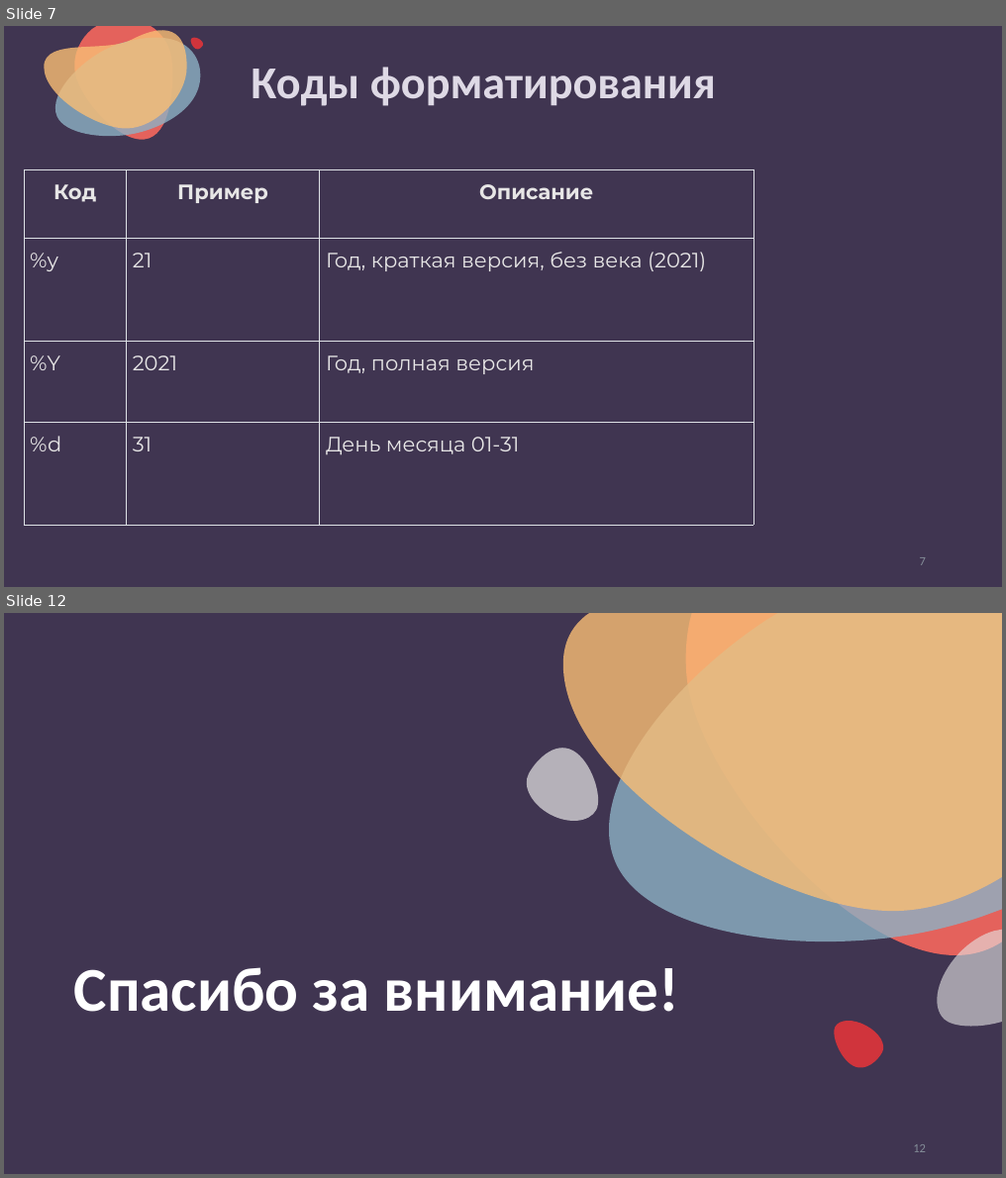
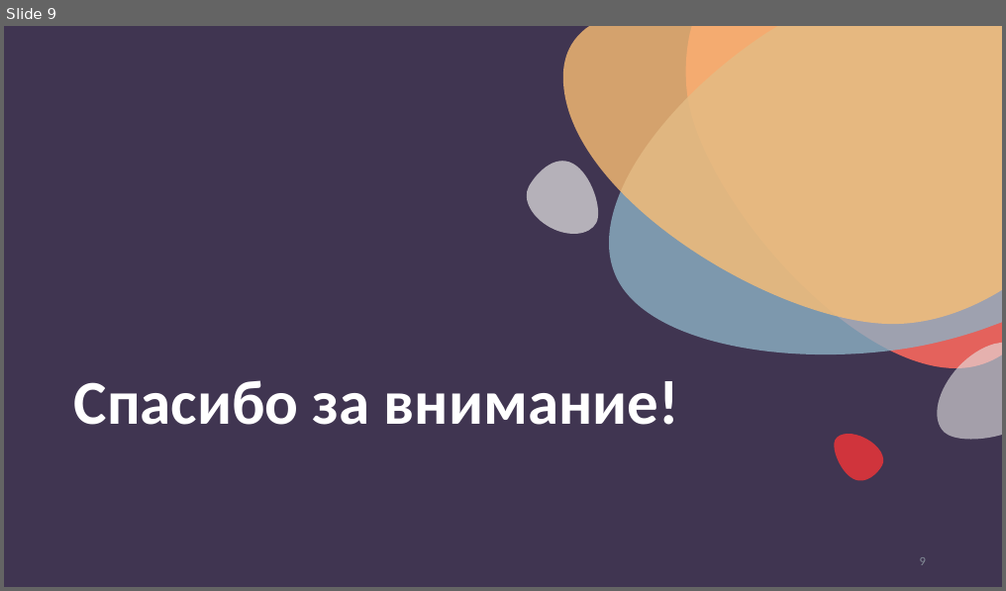
Before and after one commit to nesrv/python-for-odin.study, a slide deck: m4-1-Работа-с-датой-и-временем/Работа+с+датой+и+временем.pptx. Shown one above the other, each under a label of ours: slides 7 and 12 before the commit, slide 9 after it; the slides between them are not shown. The pictures are 1006x1178 and 1006x591 pixels, drawn with LibreOffice and Linux fonts; fonts in the diff are those of the drawing. Boxes give left, top, right and bottom in pixels: in the first picture for what was removed or moved away, otherwise in the second. Text is boxed around its words. In the diff, an @@ line names an element or a change of style, - is before the commit and + after.

```diff
--- a/m4-1-Работа-с-датой-и-временем/Работа+с+датой+и+временем.pptx
+++ b/m4-1-Работа-с-датой-и-временем/Работа+с+датой+и+временем.pptx
@@ slide 7 removed at (x1=4, y1=26, x2=1002, y2=587), background #403551 @@
@@ freeform shape removed at (x1=44, y1=31, x2=187, y2=129) @@
@@ freeform shape removed at (x1=55, y1=37, x2=201, y2=136) @@
@@ freeform shape removed at (x1=74, y1=26, x2=172, y2=140) @@
@@ freeform shape removed at (x1=190, y1=37, x2=202, y2=49) @@
@@ title removed at (x1=251, y1=67, x2=716, y2=106) @@
-Коды форматирования
@@ freeform shape removed at (x1=76, y1=141, x2=94, y2=159) @@
@@ table removed at (x1=24, y1=170, x2=753, y2=460), 4 rows, 3 columns @@
-Код | Пример | Описание
-%y | 21 | Год, краткая версия, без века (2021)
-%Y | 2021 | Год, полная версия
-%d | 31 | День месяца 01-31
@@ page number removed at (x1=920, y1=558, x2=926, y2=566) @@
-7
@@ what was slide 12 is now slide 9 @@
@@ page number at (x1=920, y1=558, x2=926, y2=566): text changed @@
-12
+9
```
Also in this commit, not shown: 1 slide changed, 7 slides added, 9 other slides removed, 23 other files.
